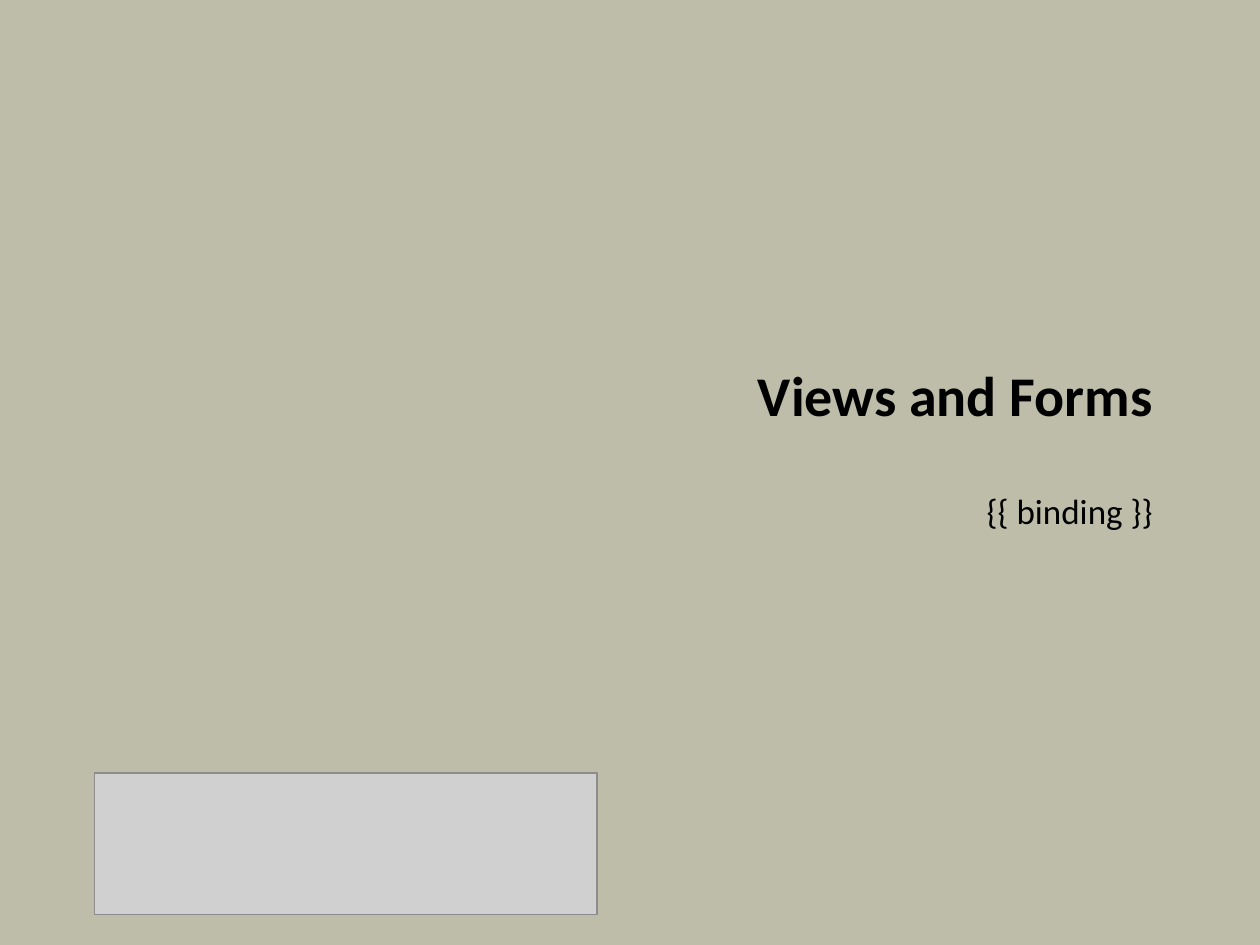
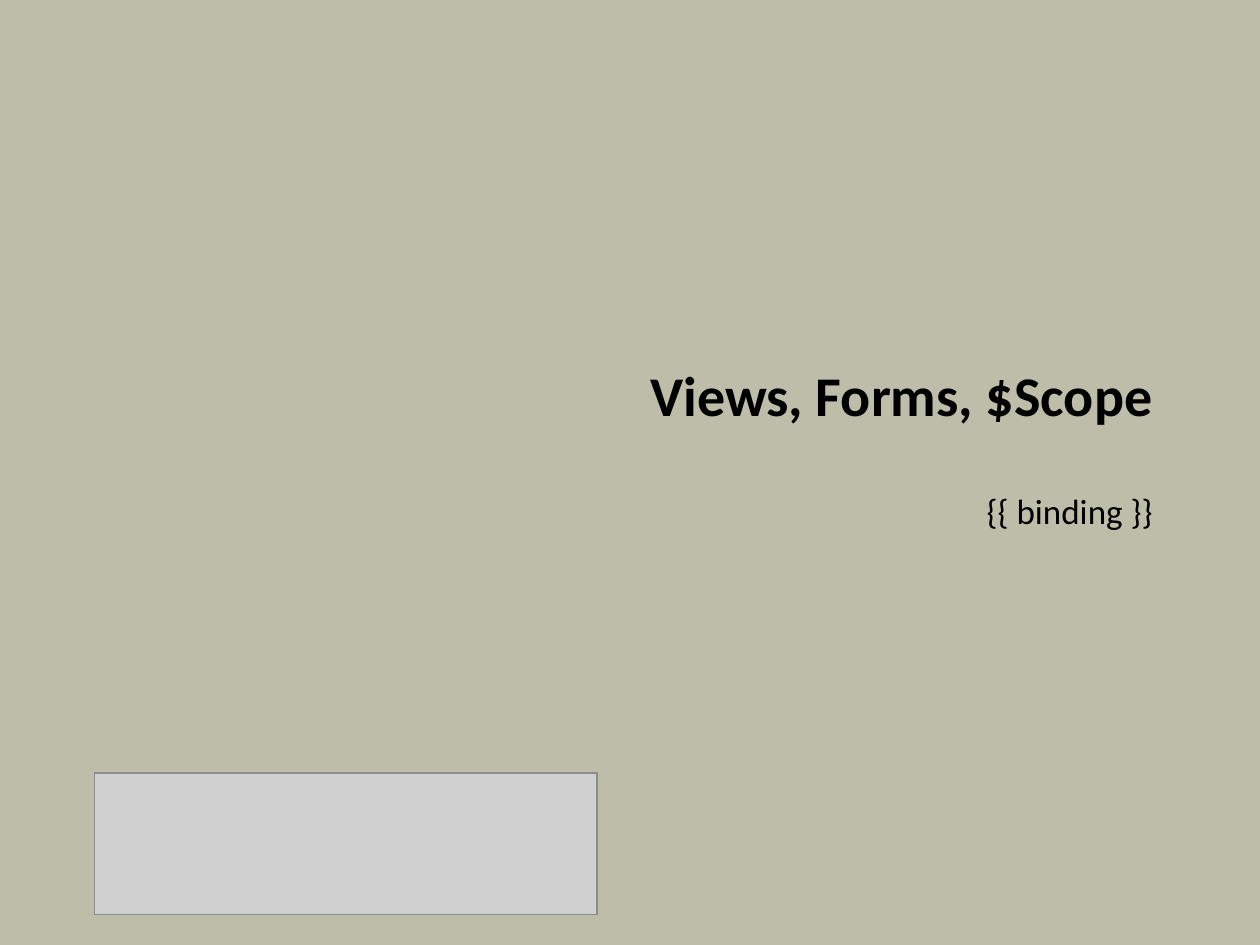
Before and after one commit to OdeToCode/classes, a slide deck: slide 1 of angularjs/slides/03_Views.pptx. Drawn at 1260x945 pixels with LibreOffice and Linux fonts; fonts in the diff are those of the drawing; grey boxes stand for pictures; background and template pictures are left out. Boxes give left, top, right and bottom in pixels: in the first picture for what was removed or moved away, otherwise in the second. Text is boxed around its words. In the diff, an @@ line names an element or a change of style, - is before the commit and + after.

```diff
--- a/angularjs/slides/03_Views.pptx
+++ b/angularjs/slides/03_Views.pptx
@@ title at box(650, 376, 1152, 425): text changed @@
-Views and Forms
+Views, Forms, $Scope
```
Also in this commit, not shown: 8 other slides changed, 12 slides added, 6 slides removed, 31 other files.
